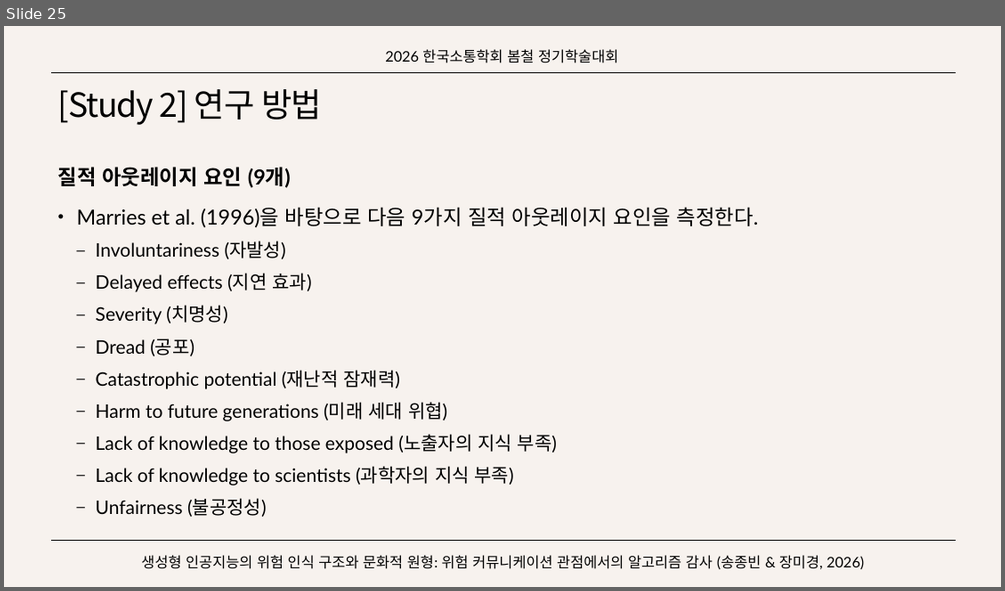
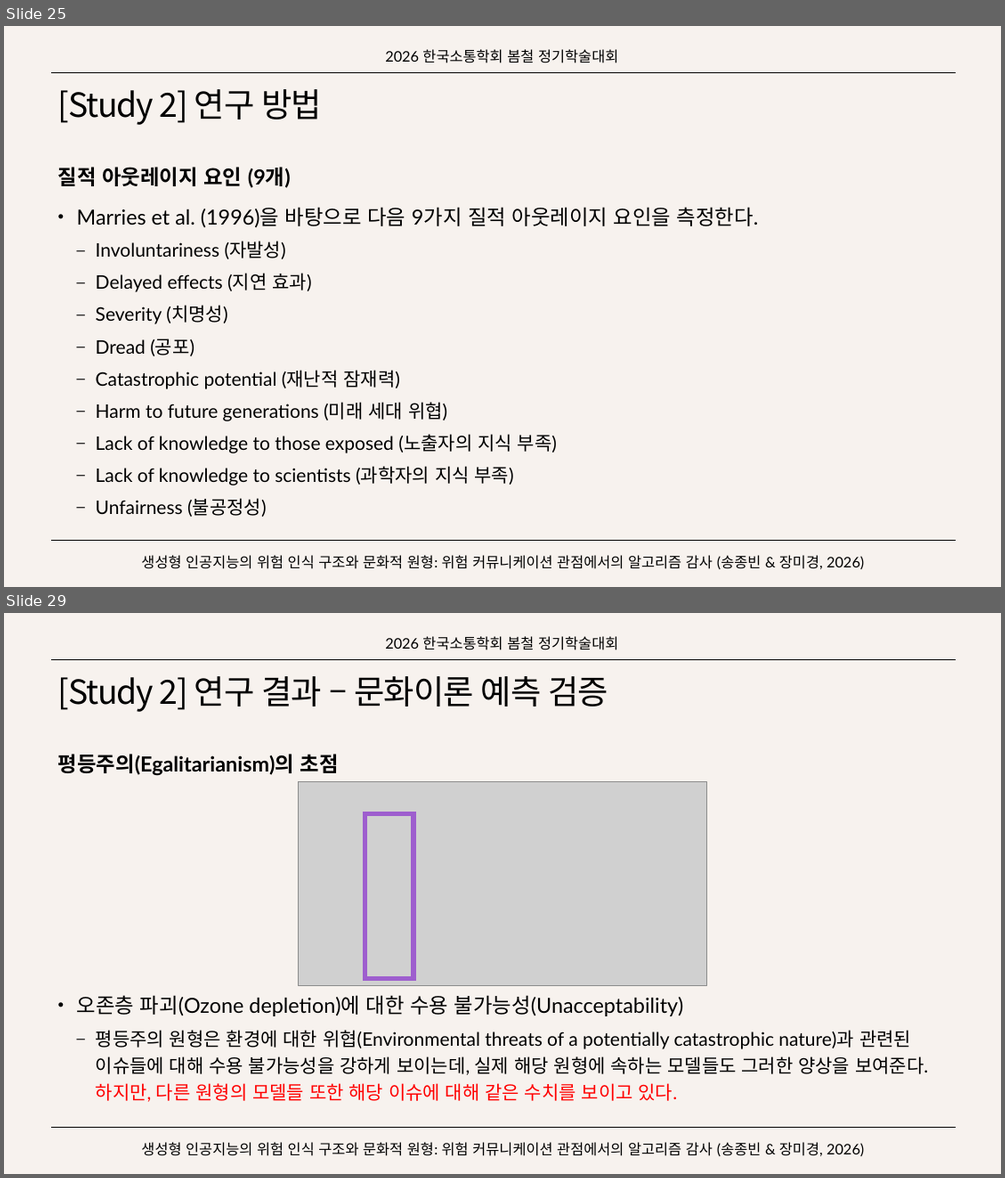
Before and after one commit to SongJongbeen/26-1, a slide deck: 연구/소통학회/생성형 인공지능의 위험 인식 구조와 문화적 원형.pptx. Shown one above the other, each under a label of ours: slide 25 before the commit, slides 25 and 29 after it; the slides between them are not shown. The pictures are 1005x591 and 1005x1178 pixels, drawn with LibreOffice and Linux fonts; fonts in the diff are those of the drawing; grey boxes stand for pictures. Boxes give left, top, right and bottom in pixels: in the first picture for what was removed or moved away, otherwise in the second. Text is boxed around its words. In the diff, an @@ line names an element or a change of style, - is before the commit and + after.

```diff
--- a/연구/소통학회/생성형 인공지능의 위험 인식 구조와 문화적 원형.pptx
+++ b/연구/소통학회/생성형 인공지능의 위험 인식 구조와 문화적 원형.pptx
@@ slide 29 added at [4, 613, 1001, 1174], background #F7F2EE; not listed: 2 template elements that a slide beside it also shows @@
@@ text added at [385, 636, 618, 650], 14 pt, text #000000 @@
+2026 한국소통학회 봄철 정기학술대회
@@ title added at [58, 676, 609, 712], 32 pt, text #000000 @@
+[Study 2] 연구 결과 – 문화이론 예측 검증
@@ text added at [58, 754, 928, 1102], 18 pt, text #000000 @@
+평등주의(Egalitarianism)의 초점
+• 오존층 파괴(Ozone depletion)에 대한 수용 불가능성(Unacceptability)
+  – 평등주의 원형은 환경에 대한 위협(Environmental threats of a potentially catastrophic nature)과 관련된 이슈들에 대해 수용 불가능성을 강하게 보이는데, 실제 해당 원형에 속하는 모델들도 그러한 양상을 보여준다. 하지만, 다른 원형의 모델들 또한 해당 이슈에 대해 같은 수치를 보이고 있다.
@@ picture added at [299, 782, 706, 986] @@
@@ rectangle added at [365, 813, 413, 979], outline #9E5ECE 4.5 pt @@
@@ text added at [141, 1142, 864, 1156], 14 pt, text #000000 @@
+생성형 인공지능의 위험 인식 구조와 문화적 원형: 위험 커뮤니케이션 관점에서의 알고리즘 감사 (송종빈 & 장미경, 2026)
```
Also in this commit, not shown: 9 slides changed, 6 other slides added, 16 other files.
